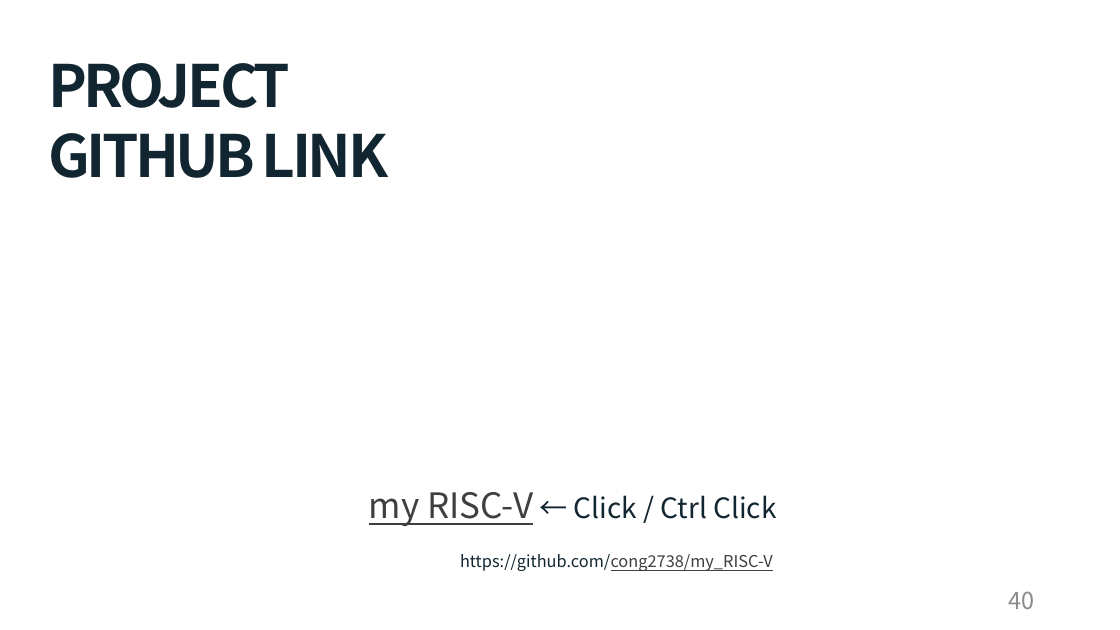
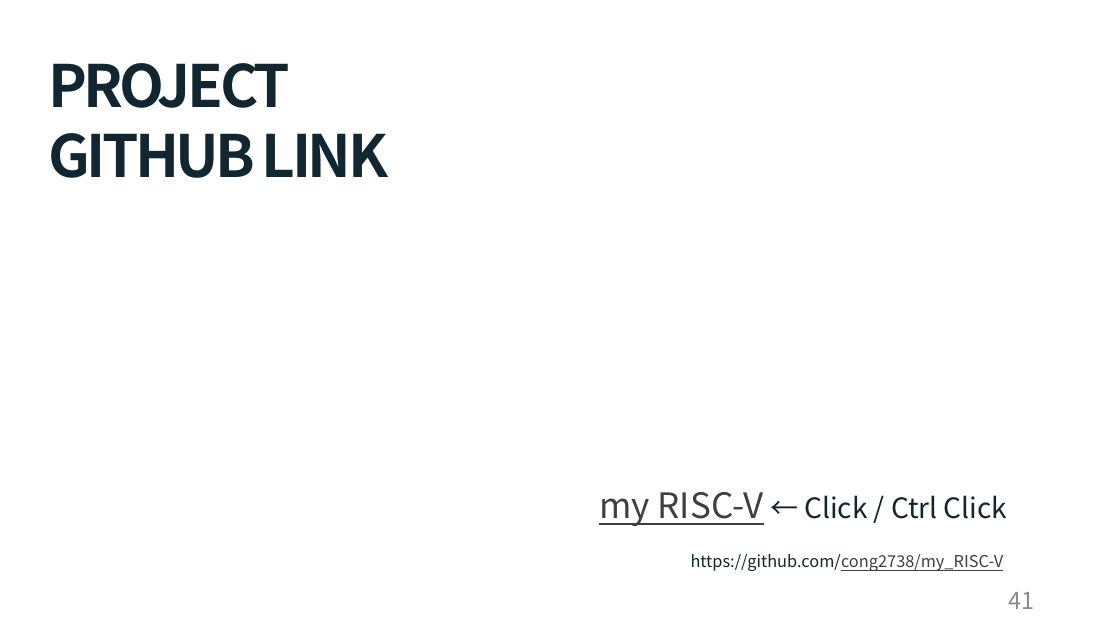
Before and after one commit to cong2738/my_RISC-V, a slide deck: slide 41 of Single Cycle RISC-V 발표_박호윤.pptx (slide 40 before the commit). Drawn at 1120x630 pixels with LibreOffice and Linux fonts; fonts in the diff are those of the drawing. Boxes give left, top, right and bottom in pixels: in the first picture for what was removed or moved away, otherwise in the second. Text is boxed around its words. In the diff, an @@ line names an element or a change of style, - is before the commit and + after.

```diff
--- a/Single Cycle RISC-V 발표_박호윤.pptx
+++ b/Single Cycle RISC-V 발표_박호윤.pptx
@@ text "my RISC-V ← Click / ...": place and size @@
-text "my RISC-V ← Click / ..." at <box>369,492,776,571</box>
+text "my RISC-V ← Click / ..." at <box>599,492,1007,571</box>
@@ page number at <box>1008,592,1034,609</box>: text changed @@
-40
+41
```
Also in this commit, not shown: 23 other slides changed, 3 slides added, 2 slides removed.
